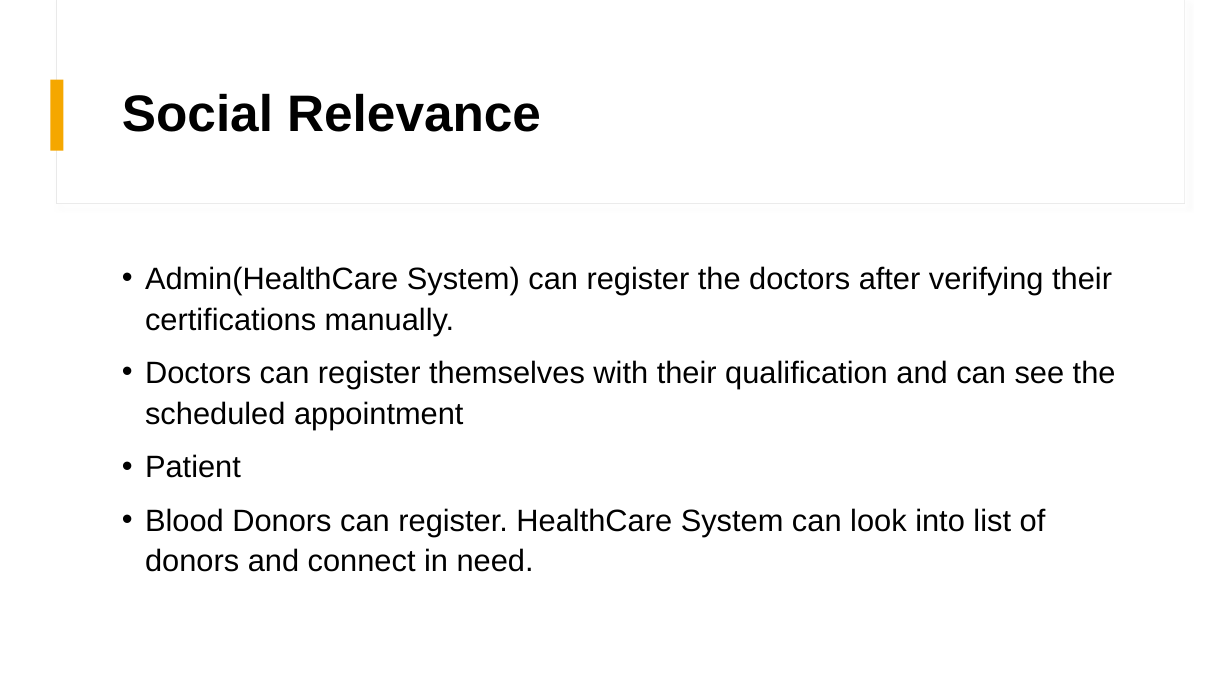
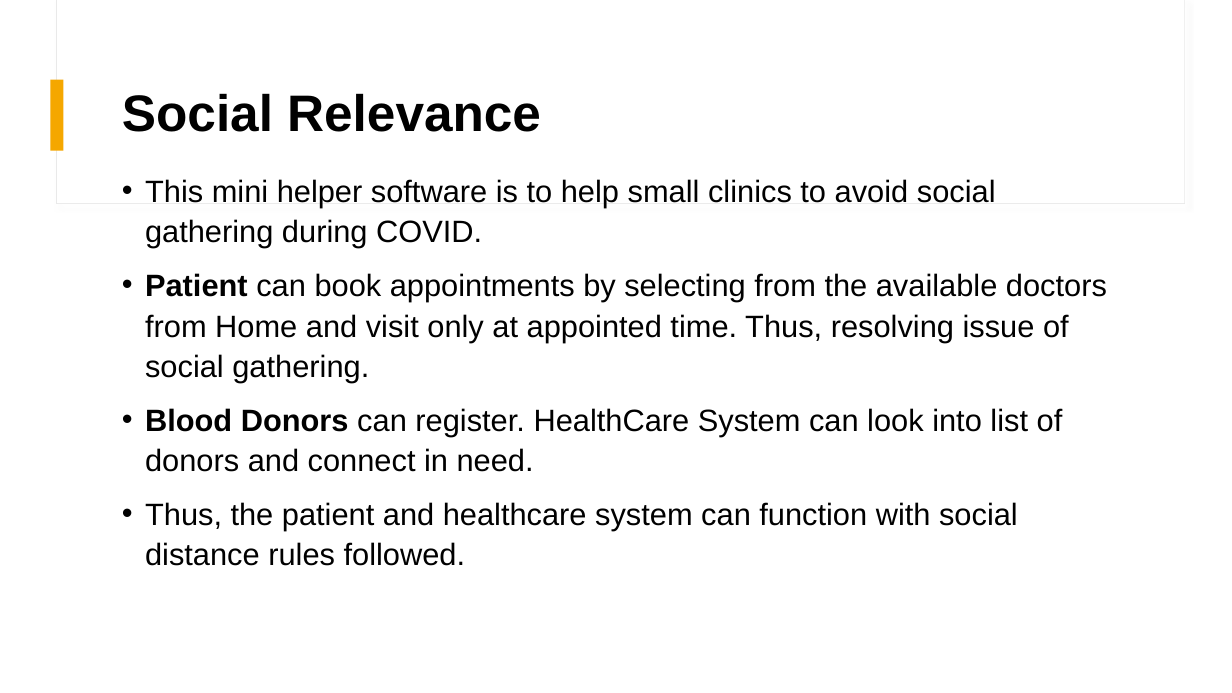
Before and after one commit to issac07-cap/mini-healthcare-helper, a slide deck: slide 12 of project-docs/Andoid-MiniHealthCare-Helper.pptx (slide 10 before the commit). Drawn at 1232x693 pixels with LibreOffice and Linux fonts; fonts in the diff are those of the drawing. Boxes give left, top, right and bottom in pixels: in the first picture for what was removed or moved away, otherwise in the second. Text is boxed around its words. In the diff, an @@ line names an element or a change of style, - is before the commit and + after.

Commit message:
Updated the ppt

```diff
--- a/project-docs/Andoid-MiniHealthCare-Helper.pptx
+++ b/project-docs/Andoid-MiniHealthCare-Helper.pptx
@@ text "This mini helper software is ...": place and size @@
-text "This mini helper software is ..." at (145, 266, 1116, 572)
+text "This mini helper software is ..." at (145, 179, 1107, 566)
@@ text at (145, 179, 1107, 383): text changed @@
-• Admin(HealthCare System) can register the doctors after verifying their certifications manually.
-• Doctors can register themselves with their qualification and can see the scheduled appointment
-• Patient
+• This mini helper software is to help small clinics to avoid social gathering during COVID.
+• Patient can book appointments by selecting from the available doctors from Home and visit only at appointed time. Thus, resolving issue of social gathering.
@@ text at (145, 408, 1063, 472): bold on in "Blood Donors" @@
@@ text at (145, 502, 1018, 566): paragraph added @@
+• Thus, the patient and healthcare system can function with social distance rules followed.
```
Also in this commit, not shown: 5 other slides changed, 3 slides added, 1 slide removed.
